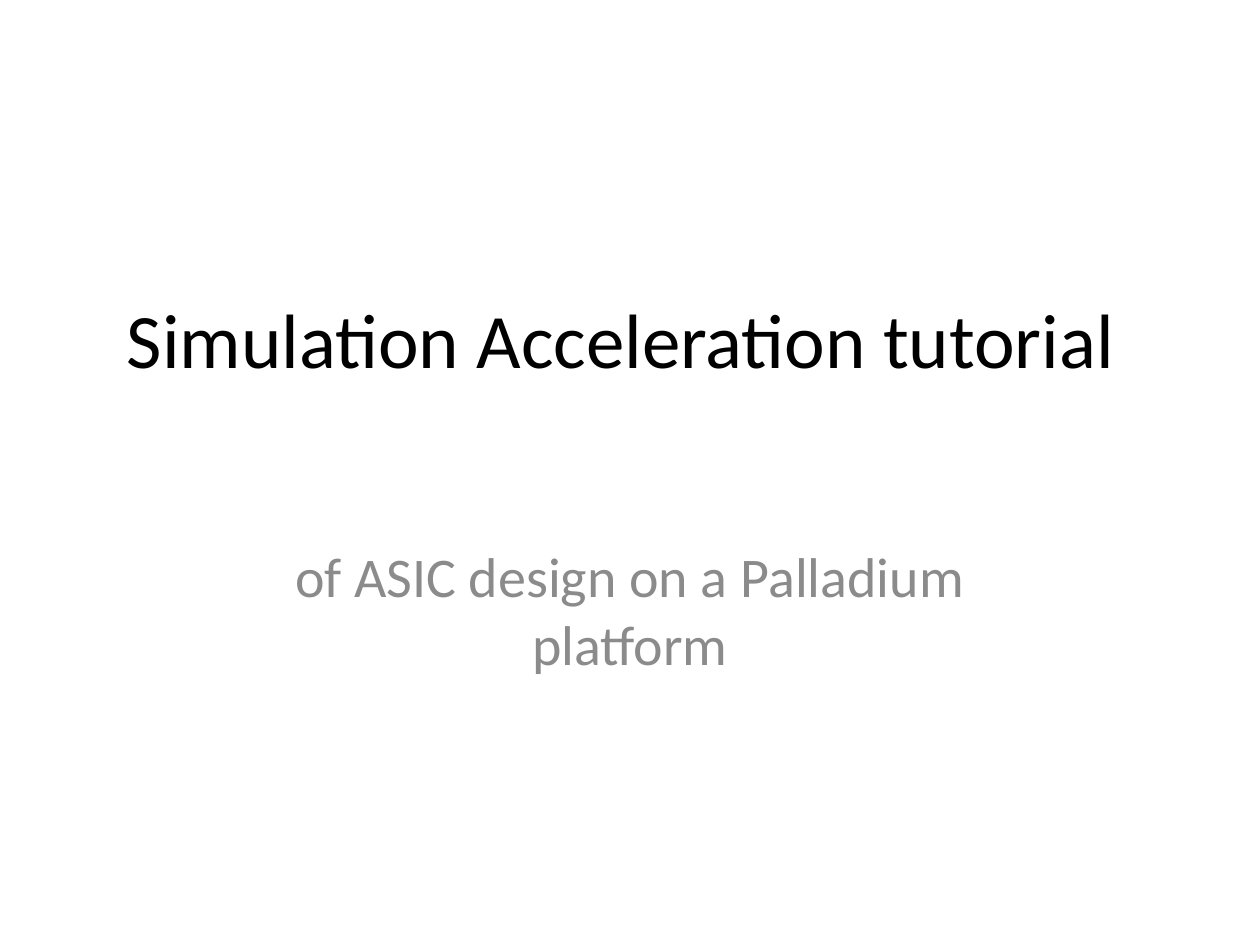
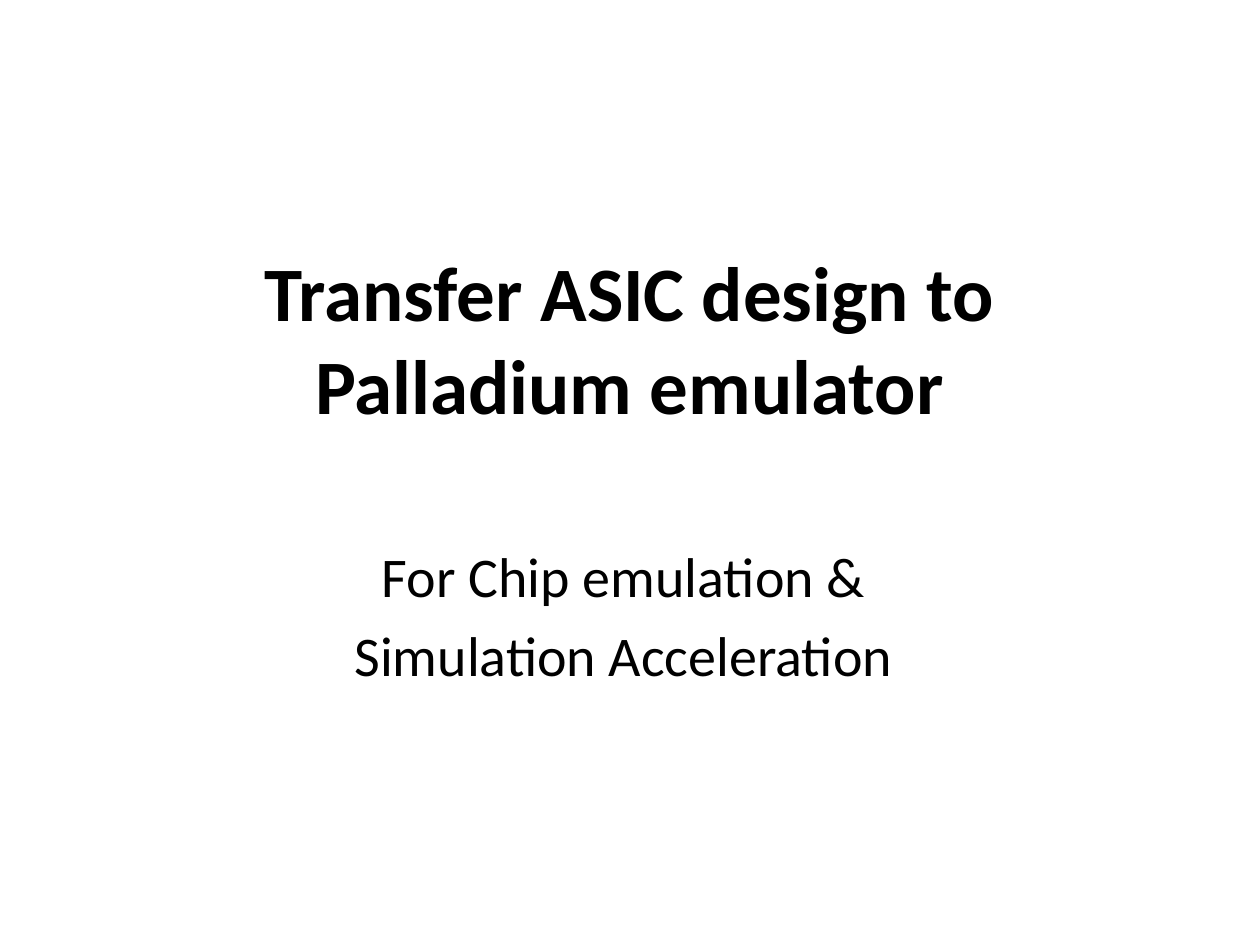
Before and after one commit to zahike/Palladium, a slide deck: slide 1 of Simulation Acceleration tutorial.pptx. Drawn at 1260x945 pixels with LibreOffice and Linux fonts; fonts in the diff are those of the drawing. Boxes give left, top, right and bottom in pixels: in the first picture for what was removed or moved away, otherwise in the second. Text is boxed around its words. In the diff, an @@ line names an element or a change of style, - is before the commit and + after.

Commit message:
Palladium emulator emulation & Simulation Acceleration

```diff
--- a/Simulation Acceleration tutorial.pptx
+++ b/Simulation Acceleration tutorial.pptx
@@ title at box(265, 267, 994, 415): text changed; bold on @@
-Simulation Acceleration tutorial
+Transfer ASIC design to Palladium emulator
@@ subtitle at box(354, 558, 892, 677): text changed; text colour #8C8C8C to #000000 @@
-of ASIC design on a Palladium platform
+For Chip emulation &
+Simulation Acceleration
```
Also in this commit, not shown: 1 slide added.
